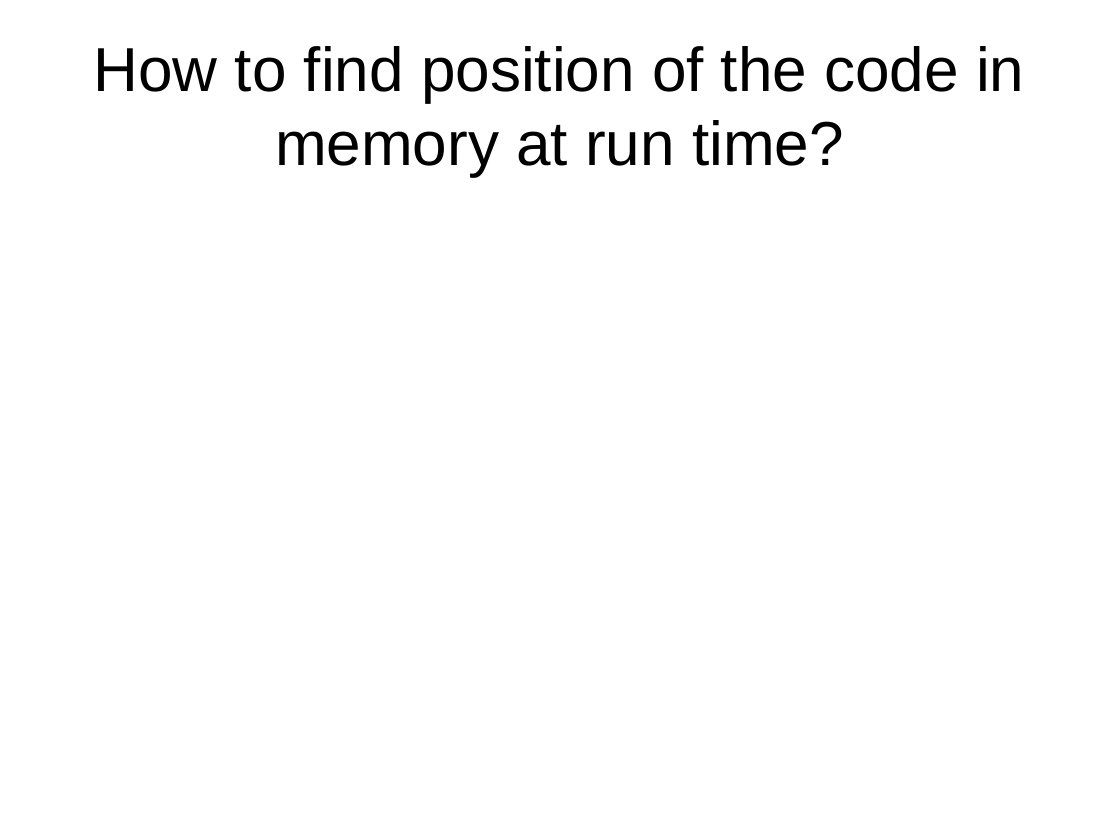
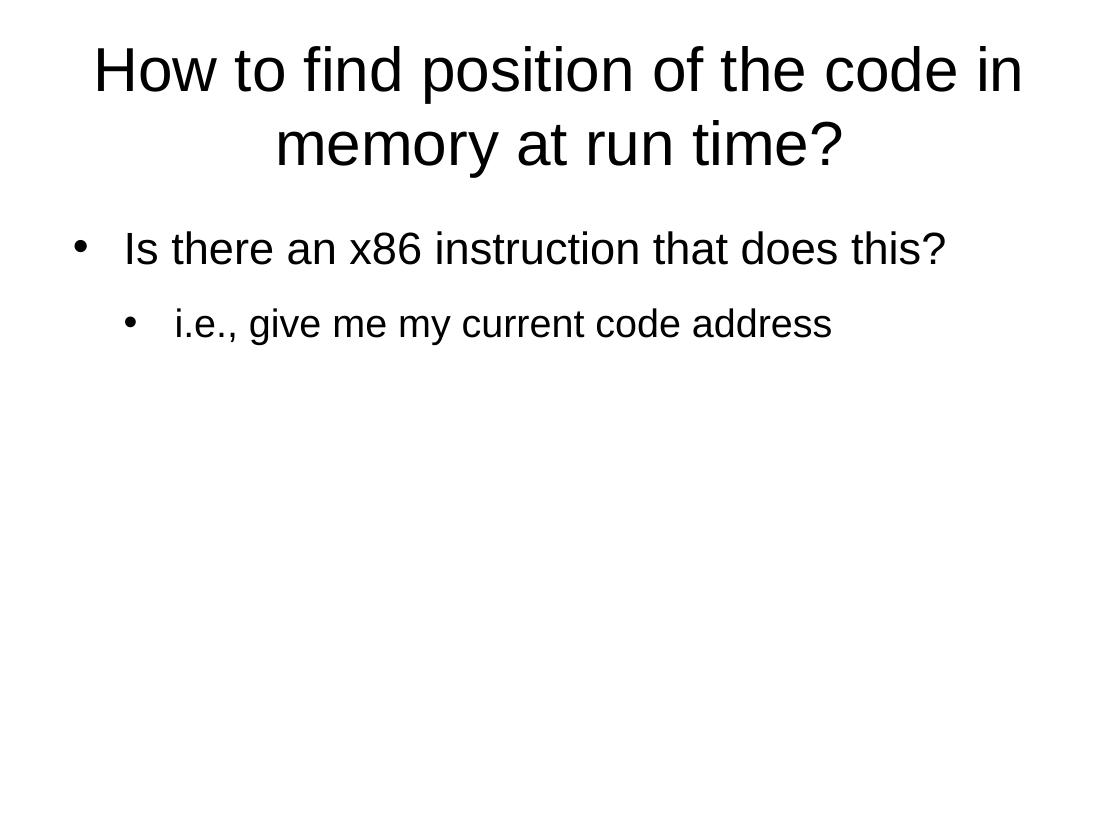
Before and after one commit to antonburtsev/cs5460, a slide deck: slide 105 of lectures/lecture05-linking-and-loading/lecture05-linking-and-loading.pptx. Drawn at 1120x840 pixels with LibreOffice and Linux fonts; fonts in the diff are those of the drawing. Boxes give left, top, right and bottom in pixels: in the first picture for what was removed or moved away, otherwise in the second. Text is boxed around its words. In the diff, an @@ line names an element or a change of style, - is before the commit and + after.

```diff
--- a/lectures/lecture05-linking-and-loading/lecture05-linking-and-loading.pptx
+++ b/lectures/lecture05-linking-and-loading/lecture05-linking-and-loading.pptx
@@ text added at [124,231,946,344], 32 pt, text #000000 @@
+• Is there an x86 instruction that does this?
+    • i.e., give me my current code address
```
Also in this commit, not shown: 3 other slides changed, 2 other files.
